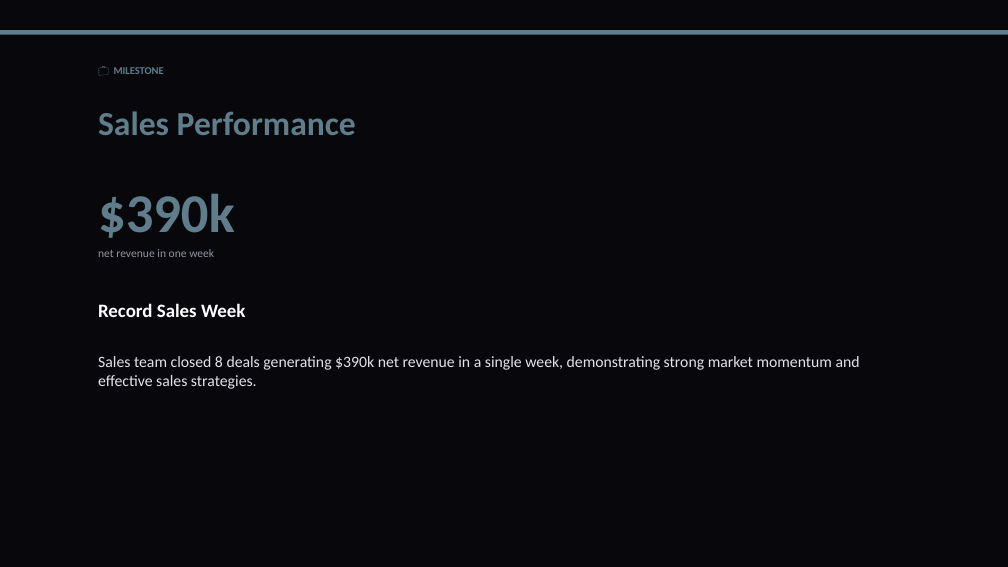
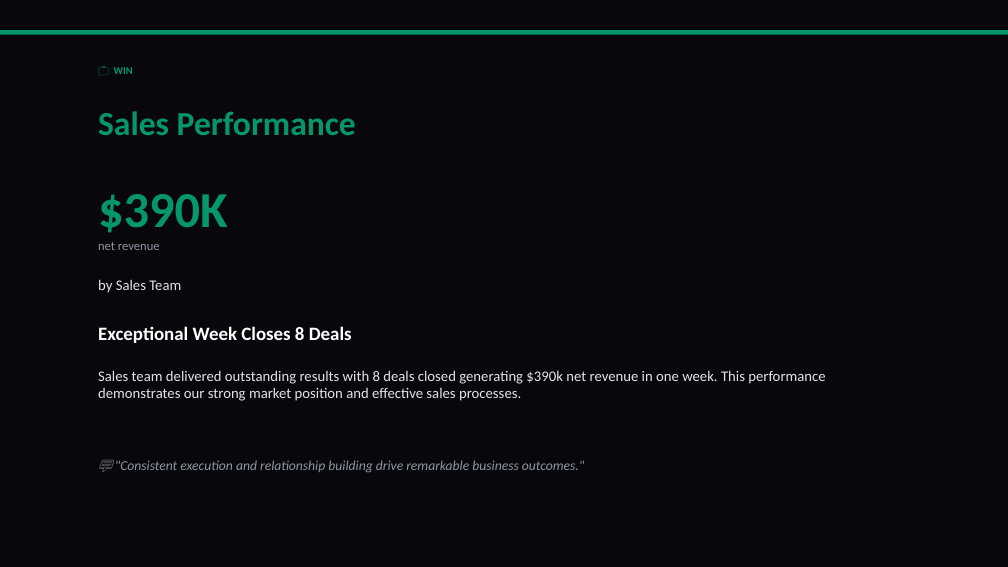
Before and after one commit to liliyagarifullina-maker/appodeal-pulse, a slide deck: slide 15 of data/archive/pulse_2026-03-16.pptx (slide 26 before the commit). Drawn at 1008x567 pixels with LibreOffice and Linux fonts; fonts in the diff are those of the drawing. Boxes give left, top, right and bottom in pixels: in the first picture for what was removed or moved away, otherwise in the second. Text is boxed around its words. In the diff, an @@ line names an element or a change of style, - is before the commit and + after.

```diff
--- a/data/archive/pulse_2026-03-16.pptx
+++ b/data/archive/pulse_2026-03-16.pptx
@@ rectangle at bbox=[0, 30, 1008, 35]: fill #607D8B to #059669 @@
@@ text at bbox=[114, 67, 133, 74]: text changed; text colour #607D8B to #059669 @@
-💼 MILESTONE
+💼 WIN
@@ text "Sales Performance" at bbox=[98, 111, 356, 135]: text colour #607D8B to #059669 @@
@@ text at bbox=[98, 194, 228, 233]: text changed; size 52 to 48 pt; text colour #607D8B to #059669 @@
-$390k
+$390K
@@ text at bbox=[98, 242, 160, 250]: text changed; size 11 to 12 pt @@
-net revenue in one week
+net revenue
@@ text at bbox=[98, 279, 181, 293]: text changed; size 18 to 14 pt; text colour #FFFFFF to #E2E2EA; bold off @@
-Record Sales Week
+by Sales Team
@@ text added at bbox=[98, 326, 352, 343], 18 pt, text #FFFFFF, bold @@
+Exceptional Week Closes 8 Deals
@@ text at bbox=[98, 370, 825, 401]: text changed; size 15 to 14 pt @@
-Sales team closed 8 deals generating $390k net revenue in a single week, demonstrating strong market momentum and effective sales strategies.
+Sales team delivered outstanding results with 8 deals closed generating $390k net revenue in one week. This performance demonstrates our strong market position and effective sales processes.
@@ text added at bbox=[115, 460, 584, 473], 13 pt, text #8F95A3, italic @@
+💬 "Consistent execution and relationship building drive remarkable business outcomes."
```
Also in this commit, not shown: 11 other slides changed, 6 slides added, 13 slides removed, 2 other files.
